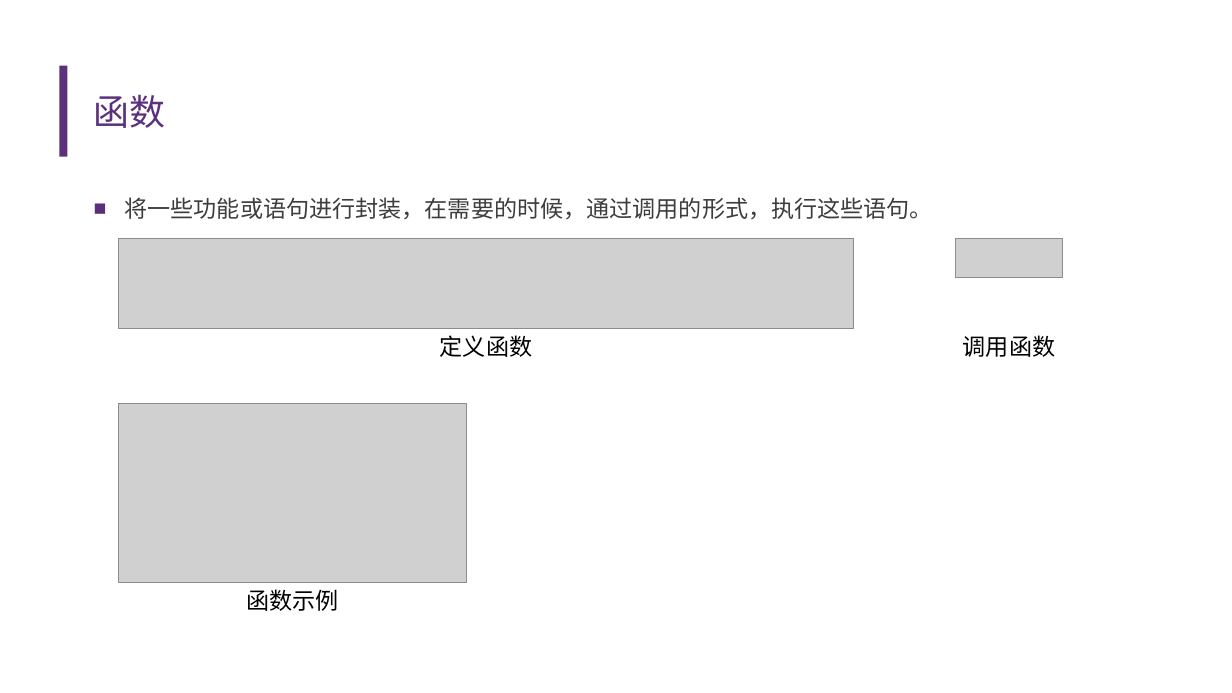
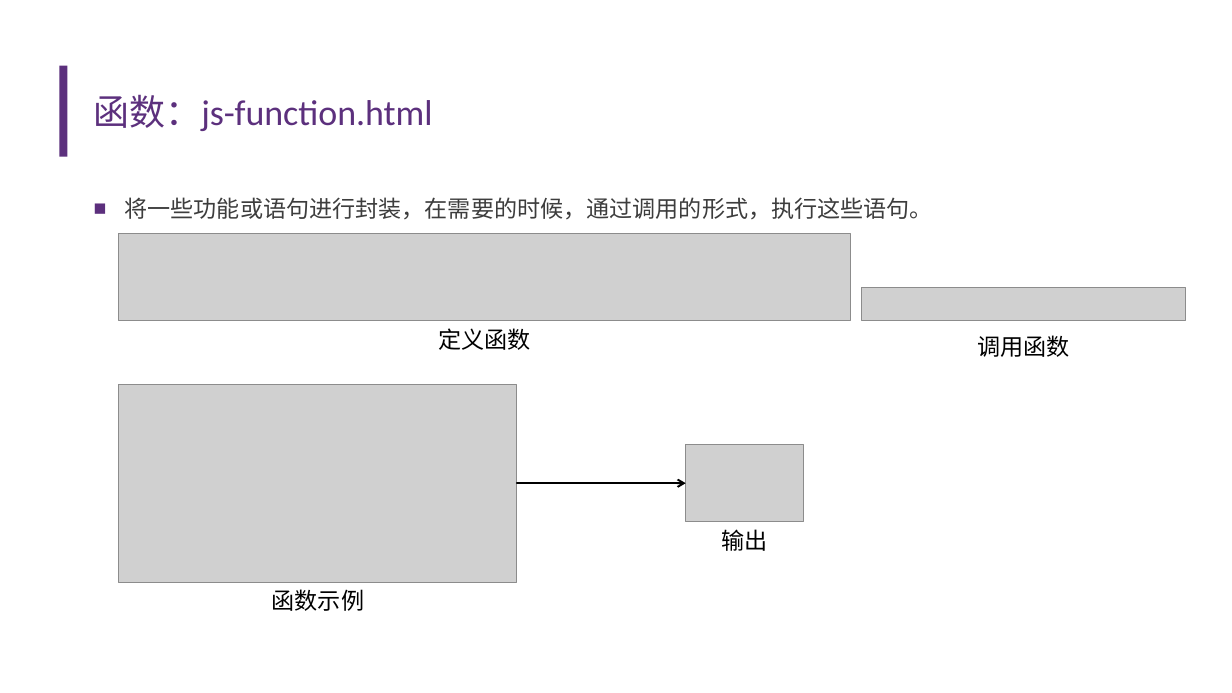
Before and after one commit to Aiemu/fe-intro, a slide deck: slide 28 of FE.pptx. Drawn at 1232x693 pixels with LibreOffice and Linux fonts; fonts in the diff are those of the drawing; grey boxes stand for pictures; background and template pictures are left out. Boxes give left, top, right and bottom in pixels: in the first picture for what was removed or moved away, otherwise in the second. Text is boxed around its words. In the diff, an @@ line names an element or a change of style, - is before the commit and + after.

```diff
--- a/FE.pptx
+++ b/FE.pptx
@@ title at box(94, 94, 433, 131): text changed @@
-函数
+函数：js-function.html
@@ picture: place and size @@
-picture at box(119, 238, 854, 328)
+picture at box(119, 234, 851, 321)
@@ picture removed at box(956, 238, 1064, 278) @@
@@ picture added at box(862, 287, 1186, 321) @@
@@ text "定义函数": place and size @@
-text "定义函数" at box(440, 335, 532, 357)
+text "定义函数" at box(439, 328, 531, 350)
@@ text "调用函数": place and size @@
-text "调用函数" at box(963, 335, 1055, 357)
+text "调用函数" at box(978, 335, 1070, 357)
@@ picture: place and size @@
-picture at box(119, 404, 467, 582)
+picture at box(119, 384, 518, 582)
@@ picture added at box(686, 445, 804, 521) @@
@@ arrow added from (517, 483) to (686, 483), #000000 1.5 pt @@
@@ text added at box(722, 529, 768, 551), 18 pt, text #000000 @@
+输出
@@ text "函数示例": place and size @@
-text "函数示例" at box(247, 589, 339, 611)
+text "函数示例" at box(272, 589, 364, 611)
```
Also in this commit, not shown: 2 other slides changed, 3 other files.
